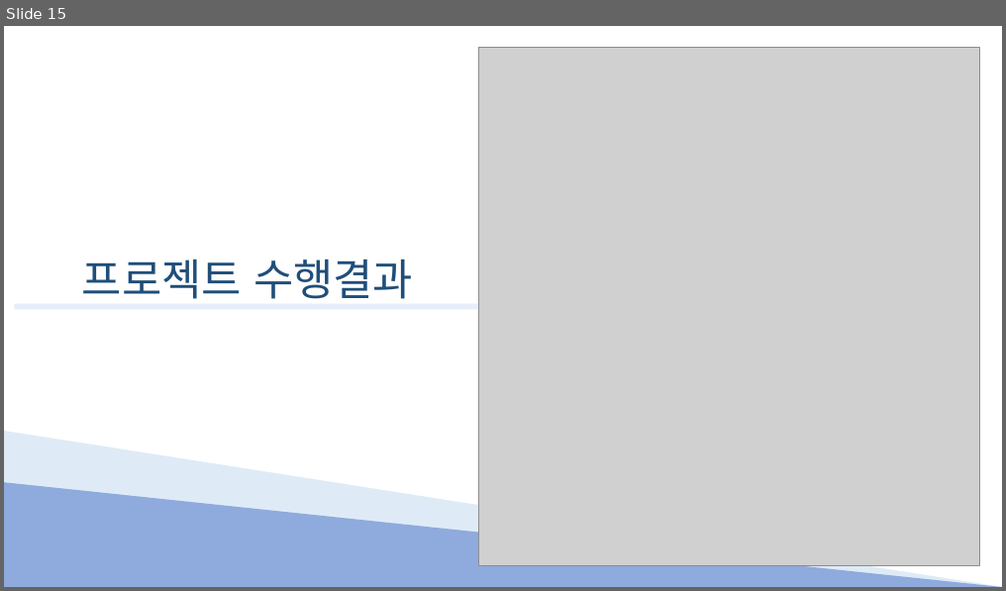
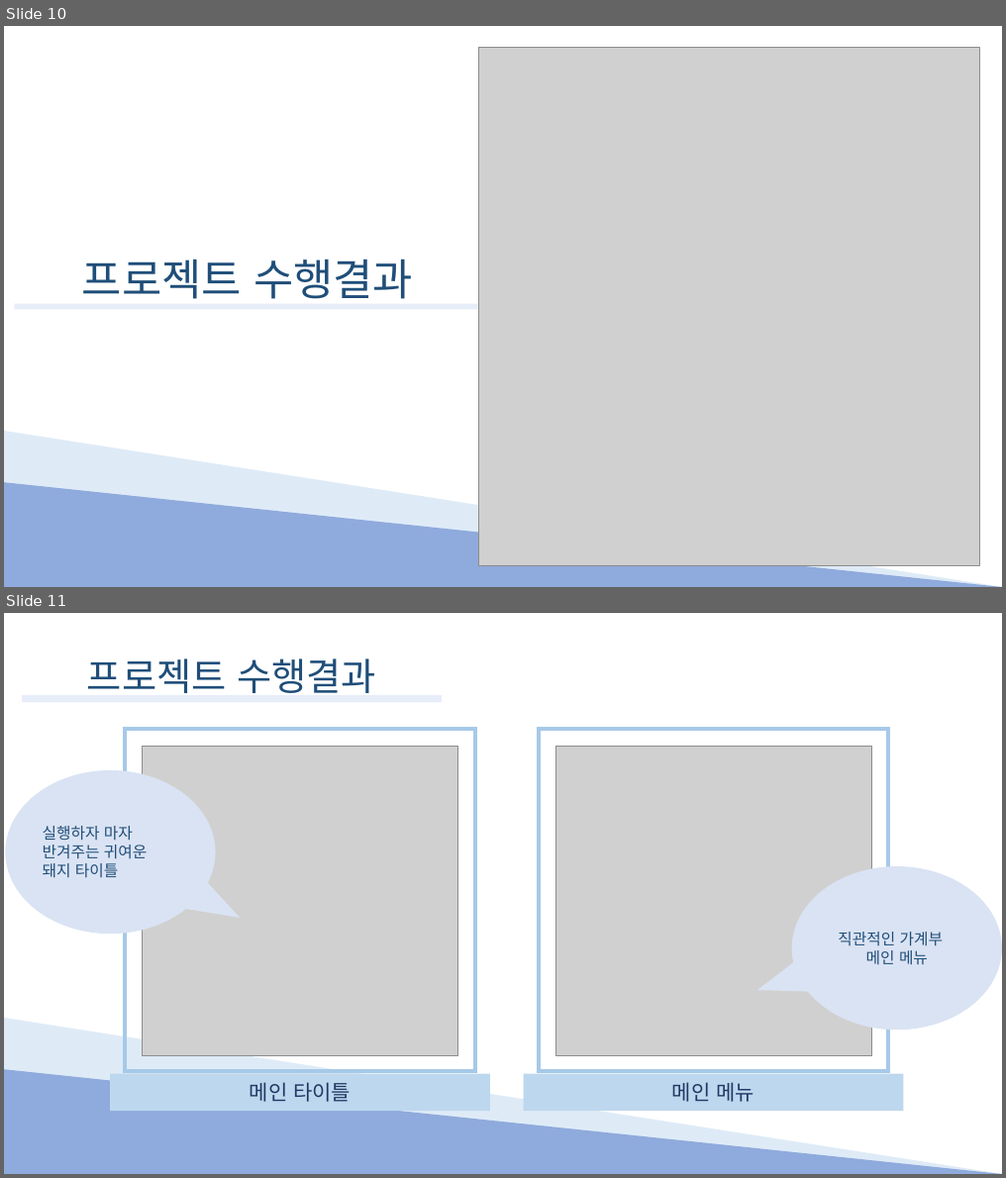
Before and after one commit to Hyno2/C-project, a slide deck: PPT/System.pptx. Shown one above the other, each under a label of ours: slide 15 before the commit, slides 10 and 11 after it. The pictures are 1006x591 and 1006x1178 pixels, drawn with LibreOffice and Linux fonts; fonts in the diff are those of the drawing; grey boxes stand for pictures. Boxes give left, top, right and bottom in pixels: in the first picture for what was removed or moved away, otherwise in the second. Text is boxed around its words. In the diff, an @@ line names an element or a change of style, - is before the commit and + after.

```diff
--- a/PPT/System.pptx
+++ b/PPT/System.pptx
@@ slide 11 added at (4, 613, 1002, 1174), background #FFFFFF @@
@@ text added at (87, 659, 376, 693), 43.7 pt, text #1F4E79 @@
+프로젝트 수행결과
@@ rectangle added at (22, 695, 442, 702), fill #E7EDF9 @@
@@ group added at (5, 729, 490, 1111): 2 rectangles, 1 picture, 1 speech bubble @@
+메인 타이틀
+실행하자 마자 반겨주는 귀여운 돼지 타이틀
@@ group added at (524, 729, 1002, 1111): 2 rectangles, 1 picture, 1 speech bubble @@
+메인 메뉴
+직관적인 가계부 메인 메뉴
@@ right triangle added at (4, 1018, 1002, 1174), fill #DEEBF7 @@
@@ right triangle added at (4, 1069, 1002, 1174), fill #8FAADC @@
@@ what was slide 15 is now slide 10 @@
```
Also in this commit, not shown: 9 slides changed, 2 other slides added, 15 slides removed.
